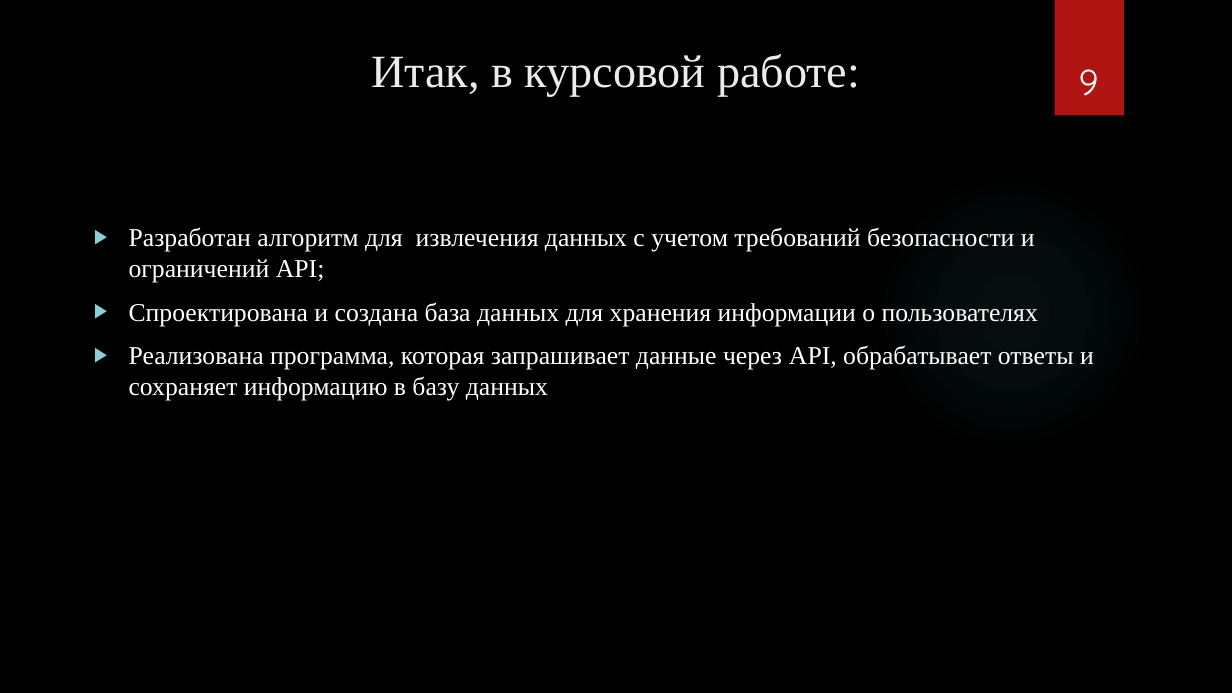
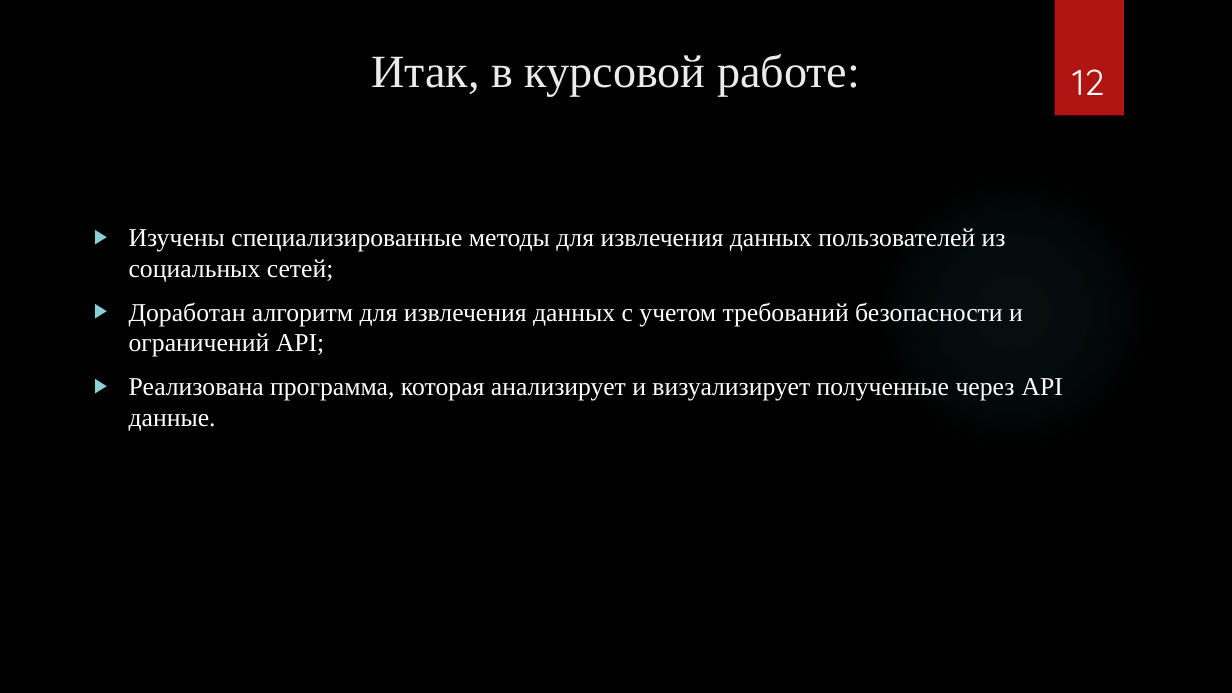
Before and after one commit to danilaverbytskyy/uni, a slide deck: slide 12 of 6 sem/Курсовая 2/Вербицкий Презентация.pptx (slide 9 before the commit). Drawn at 1232x693 pixels with LibreOffice and Linux fonts; fonts in the diff are those of the drawing; background and template pictures are left out. Boxes give left, top, right and bottom in pixels: in the first picture for what was removed or moved away, otherwise in the second. Text is boxed around its words. In the diff, an @@ line names an element or a change of style, - is before the commit and + after.

```diff
--- a/6 sem/Курсовая 2/Вербицкий Презентация.pptx
+++ b/6 sem/Курсовая 2/Вербицкий Презентация.pptx
@@ page number at bbox=[1072, 69, 1104, 95]: text changed @@
-9
+12
@@ text at bbox=[129, 228, 1063, 431]: text changed @@
-▶ Разработан алгоритм для извлечения данных с учетом требований безопасности и ограничений API;
-▶ Спроектирована и создана база данных для хранения информации о пользователях
-▶ Реализована программа, которая запрашивает данные через API, обрабатывает ответы и сохраняет информацию в базу данных
+▶ Изучены специализированные методы для извлечения данных пользователей из социальных сетей;
+▶ Доработан алгоритм для извлечения данных с учетом требований безопасности и ограничений API;
+▶ Реализована программа, которая анализирует и визуализирует полученные через API данные.
```
Also in this commit, not shown: 2 other slides changed, 3 slides added, 3 other files.
